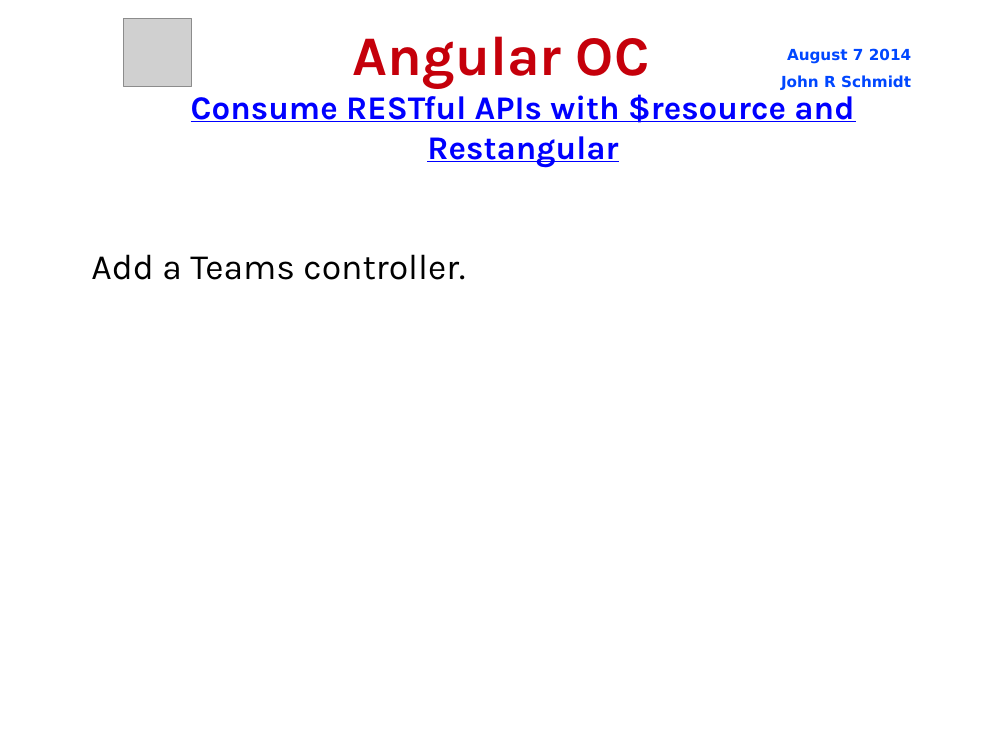
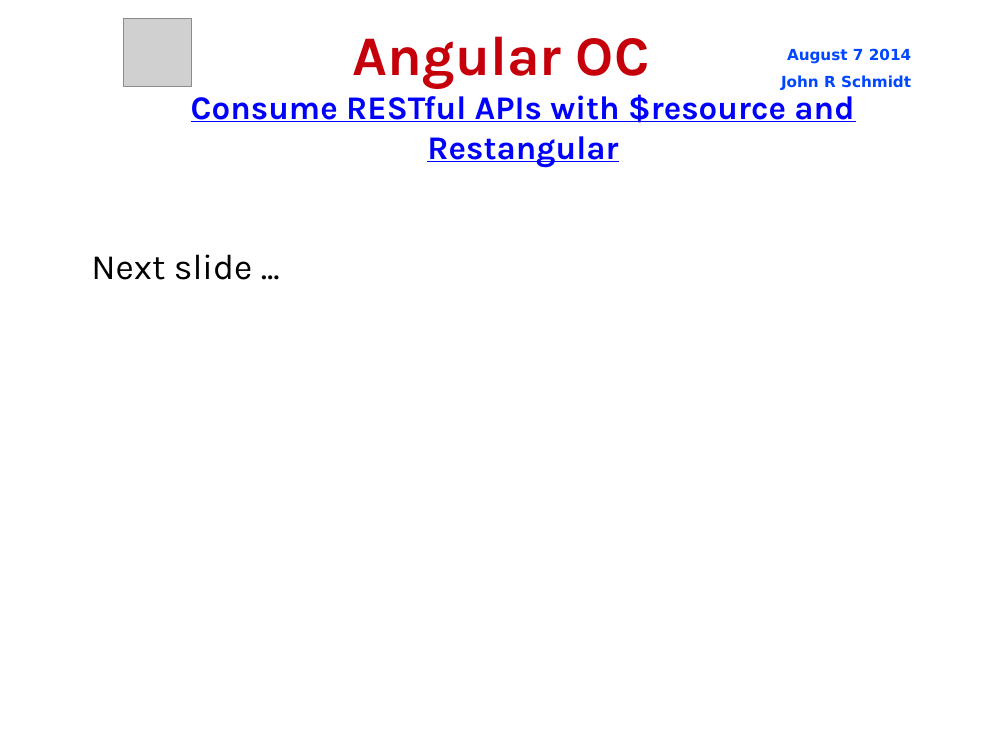
Before and after one commit to jrschmidt/fifa-angular-rest-demo, a slide deck: slide 33 of fifa.odp (slide 27 before the commit). Drawn at 1008x756 pixels with LibreOffice and Linux fonts; fonts in the diff are those of the drawing; grey boxes stand for pictures; background and template pictures are left out. Boxes give left, top, right and bottom in pixels: in the first picture for what was removed or moved away, otherwise in the second. Text is boxed around its words. In the diff, an @@ line names an element or a change of style, - is before the commit and + after.

Commit message:
add teams_resource object

```diff
--- a/fifa.odp
+++ b/fifa.odp
@@ subtitle at (x1=91, y1=254, x2=252, y2=280): text changed @@
-Add a Teams controller.
+Next slide ...
```
Also in this commit, not shown: 3 slides added, 3 other files.
